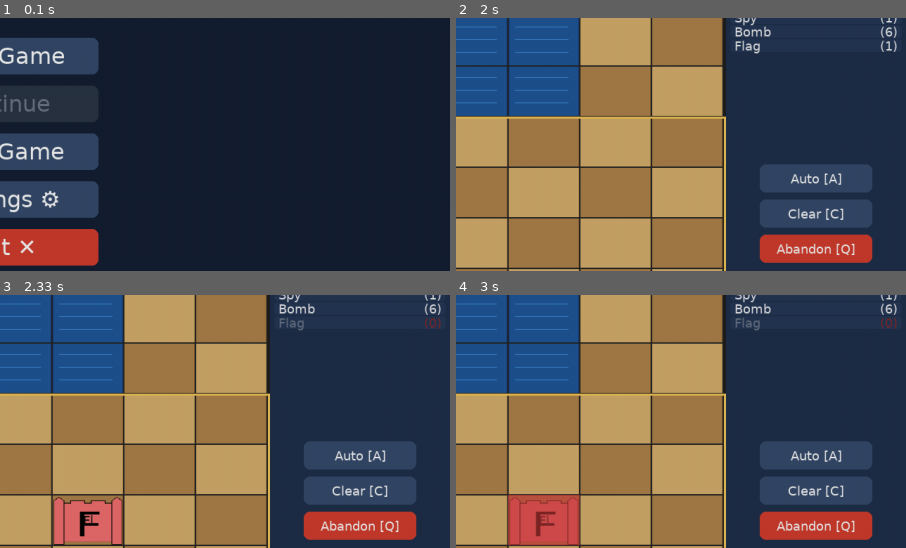
Above: before the commit, frames 1-4 (two rows, left to right).
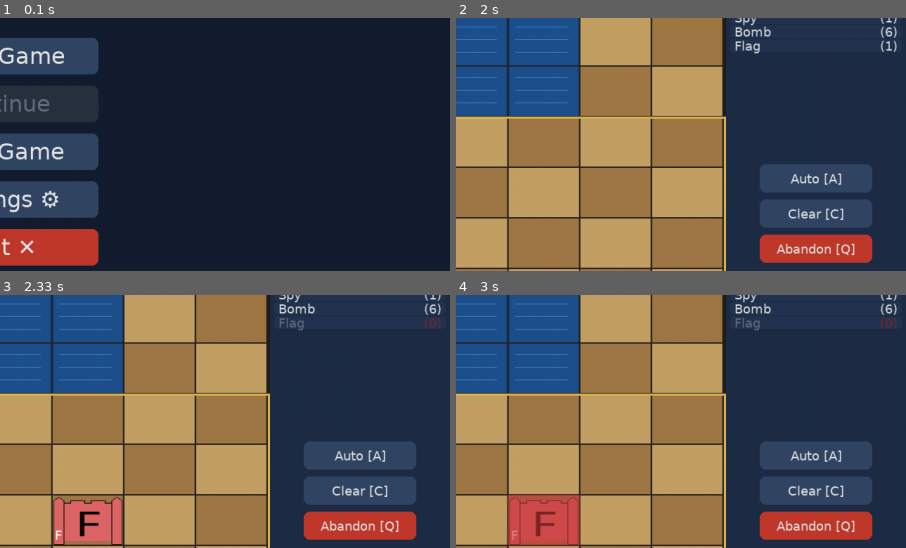
Above: after the commit, the same moments.

Repository: Ariedis/Stratego
Game: pygame game, started from src/__main__.py
Same seed, same stepped clock (60 frames per second), same inputs: the game is played once before the commit and once after it.
Inputs (mouse positions are % of the whole screen's width and height, from its top left):
- Up to frame 1 (0.1 s): no input
- Up to frame 2 (2 s): click "Start Game" at 0.38 s; press the mouse at (41, 53) at 0.7 s; move the mouse to (29, 34) at 0.8 s; release the mouse at (17, 14) at 0.93 s; press the mouse at (41, 28) at 1.03 s; move the mouse to (44, 31) at 1.13 s; release the mouse at (47, 33) at 1.27 s; press the mouse at (58, 75) at 1.37 s; move the mouse to (61, 52) at 1.47 s; release the mouse at (64, 28) at 1.6 s; press the mouse at (58, 89) at 1.7 s; move the mouse to (48, 62) at 1.8 s; release the mouse at (38, 36) at 1.93 s
- Up to frame 3 (2.33 s): press the mouse at (58, 89) at 2.03 s; move the mouse to (52, 69) at 2.13 s; release the mouse at (47, 49) at 2.27 s
- Up to frame 4 (3 s): hold Up 2.33-2.63 s; press the mouse at (58, 89) at 2.7 s; move the mouse to (57, 52) at 2.8 s; release the mouse at (56, 15) at 2.93 s
The pictures show only the part of the screen within x 50-100%, y 41-91%; the shares and areas given below are measured in that part.

Frames 1-2 are identical in both runs. In frame 3, less than 0.1% of the frame differs, in the area x 12-21%, y 86-97%; in frame 4, less than 0.1%.

Commit message:
Fixed up Army piece visuals and bugs

Diff:
--- a/src/Tests/unit/presentation/test_sprite_manager.py
+++ b/src/Tests/unit/presentation/test_sprite_manager.py
@@ -248,3 +248,50 @@
         s1 = sprite_manager.get_surface(Rank.GENERAL, PlayerSide.RED, revealed=True)
         s2 = sprite_manager.get_surface(Rank.GENERAL, PlayerSide.RED, revealed=True)
         assert s1 is s2
+
+
+# ---------------------------------------------------------------------------
+# Mod army team tinting
+# ---------------------------------------------------------------------------
+
+
+@pytest.mark.xfail(
+    not _preload_army_available,
+    reason="SpriteManager.preload_army not implemented yet",
+    strict=False,
+)
+class TestModArmyTeamTinting:
+    """preload_army() must cache separately tinted surfaces for RED and BLUE."""
+
+    def _make_army_mod_with_images(self, tmp_path: Path) -> object:
+        """Return an ArmyMod whose Marshal rank has one (placeholder) image file."""
+        from src.domain.army_mod import ArmyMod, UnitCustomisation
+
+        img_dir = tmp_path / "images" / "marshal"
+        img_dir.mkdir(parents=True)
+        img_file = img_dir / "marshal.png"
+        img_file.write_bytes(b"")  # placeholder; _try_load_image returns None for empty
+
+        cust = UnitCustomisation(
+            rank=Rank.MARSHAL,
+            display_name="Warlord",
+            image_paths=(Path("images/marshal/marshal.png"),),
+        )
+        all_ranks = {r: UnitCustomisation(rank=r, display_name=r.name.title()) for r in Rank}
+        all_ranks[Rank.MARSHAL] = cust
+        return ArmyMod(
+            mod_id="test_mod",
+            army_name="Test Army",
+            unit_customisations=all_ranks,
+            mod_directory=tmp_path,
+        )
+
+    def test_mod_red_and_blue_surfaces_are_distinct(
+        self, sprite_manager: SpriteManager, tmp_path: Path
+    ) -> None:
+        """preload_army() must produce distinct tinted surfaces for RED and BLUE."""
+        sprite_manager.preload_classic()
+        sprite_manager.preload_army(self._make_army_mod_with_images(tmp_path))  # type: ignore[union-attr]
+        red = sprite_manager.get_surface(Rank.MARSHAL, PlayerSide.RED, revealed=True)
+        blue = sprite_manager.get_surface(Rank.MARSHAL, PlayerSide.BLUE, revealed=True)
+        assert red is not blue
--- a/src/__main__.py
+++ b/src/__main__.py
@@ -254,10 +254,10 @@
         # Preload piece images for the selected army mods.
         if self._sprite_manager is not None:
             self._sprite_manager.preload_classic()
-            for _mod in (player1_army, player2_army):
+            for _mod, _side in ((player1_army, PlayerSide.RED), (player2_army, PlayerSide.BLUE)):
                 if _mod is not None:
                     try:
-                        self._sprite_manager.preload_army(_mod)
+                        self._sprite_manager.preload_army(_mod, _side)
                     except Exception:  # noqa: BLE001
                         logger.warning(
                             "_GameContext: failed to preload army mod '%s'; using classic sprites.",
--- a/src/ai/minimax.py
+++ b/src/ai/minimax.py
@@ -18,6 +18,25 @@
 def _other_side(side: PlayerSide) -> PlayerSide:
     """Return the opposing side."""
     return PlayerSide.BLUE if side == PlayerSide.RED else PlayerSide.RED
+
+
+_TT_MAX_SIZE: int = 200_000  # Maximum transposition-table entries before clearing.
+
+
+def _board_key(state: GameState) -> tuple:
+    """Return a compact, history-independent hash key for transposition-table lookup.
+
+    Encodes only the board piece layout and active player — ignoring move history
+    and turn counter — so transpositions (same position reached via different move
+    sequences) hit the same cache entry.
+    """
+    pieces_key = tuple(sorted(
+        (sq.piece.position.row, sq.piece.position.col,
+         sq.piece.rank, sq.piece.owner, sq.piece.revealed)
+        for sq in state.board.squares.values()
+        if sq.piece is not None
+    ))
+    return (pieces_key, state.active_player)
 
 
 def _alpha_beta(
@@ -29,6 +48,7 @@
     maximising: bool,
     deadline: float | None,
     use_move_ordering: bool,
+    _tt: dict,
 ) -> float:
     """Recursive alpha-beta helper. Returns a heuristic score."""
     from src.ai.evaluation import evaluate, order_moves
@@ -38,6 +58,19 @@
         minimax.node_count += 1  # type: ignore[attr-defined]
         return evaluate(state, ai_side)
 
+    # Transposition-table lookup.
+    tt_key = _board_key(state)
+    if tt_key in _tt:
+        tt_score, tt_depth, tt_flag = _tt[tt_key]
+        if tt_depth >= depth:
+            if tt_flag == "exact":
+                return tt_score
+            if tt_flag == "lower" and tt_score >= beta:
+                return tt_score
+            if tt_flag == "upper" and tt_score <= alpha:
+                return tt_score
+
+    original_alpha = alpha
     current_side = ai_side if maximising else _other_side(ai_side)
     moves = generate_moves(state, current_side)
 
@@ -57,7 +90,8 @@
             except RulesViolationError:
                 continue
             score = _alpha_beta(
-                next_state, depth - 1, ai_side, alpha, beta, False, deadline, use_move_ordering
+                next_state, depth - 1, ai_side, alpha, beta, False, deadline,
+                use_move_ordering, _tt,
             )
             if score > best_score:
                 best_score = score
@@ -65,9 +99,8 @@
                 alpha = score
             if alpha >= beta:
                 break  # Beta cut-off
-        return best_score
     else:
-        worst_score = inf
+        best_score = inf
         for move in moves:
             if deadline is not None and time.monotonic() > deadline:
                 break
@@ -76,15 +109,27 @@
             except RulesViolationError:
                 continue
             score = _alpha_beta(
-                next_state, depth - 1, ai_side, alpha, beta, True, deadline, use_move_ordering
+                next_state, depth - 1, ai_side, alpha, beta, True, deadline,
+                use_move_ordering, _tt,
             )
-            if score < worst_score:
-                worst_score = score
+            if score < best_score:
+                best_score = score
             if score < beta:
                 beta = score
             if beta <= alpha:
                 break  # Alpha cut-off
-        return worst_score
+
+    # Store result in transposition table.
+    if len(_tt) < _TT_MAX_SIZE:
+        if best_score <= original_alpha:
+            flag = "upper"
+        elif best_score >= beta:
+            flag = "lower"
+        else:
+            flag = "exact"
+        _tt[tt_key] = (best_score, depth, flag)
+
+    return best_score
 
 
 def minimax(
@@ -95,6 +140,7 @@
     beta: float = inf,
     deadline: float | None = None,
     use_move_ordering: bool = True,
+    _tt: dict | None = None,
 ) -> Move | None:
     """Return the best Move for *ai_side* in *state* using minimax with alpha-beta pruning.
 
@@ -105,11 +151,16 @@
     The node_count attribute is updated on each call and can be read as
     ``minimax.node_count`` after a search completes.
 
+    *_tt* is the transposition table shared across iterative-deepening depths.
+    When ``None`` a fresh empty table is created.
+
     Specification: ai_strategy.md §4.2.
     """
     from src.ai.evaluation import order_moves
 
     minimax.node_count = 0  # type: ignore[attr-defined]
+    if _tt is None:
+        _tt = {}
 
     if state.phase == GamePhase.GAME_OVER:
         return None
@@ -132,7 +183,8 @@
         except RulesViolationError:
             continue
         score = _alpha_beta(
-            next_state, depth - 1, ai_side, alpha, beta, False, deadline, use_move_ordering
+            next_state, depth - 1, ai_side, alpha, beta, False, deadline,
+            use_move_ordering, _tt,
         )
         if score > best_score or best_move_found is None:
             best_score = score
@@ -164,11 +216,12 @@
         return None
 
     result: Move | None = None
+    _tt: dict = {}  # Shared TT across all iterative-deepening depths.
 
     for depth in range(1, max_depth + 1):
         if time.monotonic() > deadline:
             break
-        candidate = minimax(state, depth, state.active_player, deadline=deadline)
+        candidate = minimax(state, depth, state.active_player, deadline=deadline, _tt=_tt)
         if candidate is not None:
             result = candidate
 
--- a/src/presentation/pygame_renderer.py
+++ b/src/presentation/pygame_renderer.py
@@ -22,25 +22,15 @@
 _BOARD_ROWS: int = 10
 _BOARD_COLS: int = 10
 
-# Rank abbreviations rendered inside each friendly piece cell (wireframe §4).
-_RANK_ABBREV: dict[Rank, str] = {
-    Rank.MARSHAL: "Ma",
-    Rank.GENERAL: "Ge",
-    Rank.COLONEL: "Co",
-    Rank.MAJOR: "Mj",
-    Rank.CAPTAIN: "Ca",
-    Rank.LIEUTENANT: "Li",
-    Rank.SERGEANT: "Se",
-    Rank.MINER: "Mi",
-    Rank.SCOUT: "Sc",
-    Rank.SPY: "Sp",
-    Rank.BOMB: "Bm",
-    Rank.FLAG: "Fl",
+# Rank labels rendered at bottom-left of each visible piece cell.
+_RANK_LABEL: dict[Rank, str] = {
+    Rank.BOMB: "B",
+    Rank.FLAG: "F",
 }
+# All other ranks use str(rank.value) at render time.
 
-# Text colour for rank abbreviations drawn on piece tiles.
+# Text colour for rank labels drawn on piece tiles.
 _ABBREV_COLOUR = (255, 255, 255)
-_ABBREV_COLOUR_DARK = (20, 20, 20)
 _GRID_LINE_COLOUR = (35, 35, 35)
 
 
@@ -50,8 +40,8 @@
     The board is drawn in the left ``_BOARD_FRACTION`` portion of the window.
     Each of the 100 squares is drawn with a tile, and pieces are blitted on
     top.  Opponent unrevealed pieces use the hidden surface from
-    ``SpriteManager``.  Friendly piece cells have their rank abbreviation
-    drawn centred in the cell (wireframe §4).
+    ``SpriteManager``.  Friendly piece cells have their rank number
+    drawn at bottom-left of the cell (wireframe §4).
     """
 
     def __init__(self, screen: Any, sprite_manager: SpriteManager) -> None:
@@ -164,17 +154,13 @@
                     )
                     screen.blit(self._safe_scale(piece_surface, cell_w, cell_h), (x, y))
 
-                    # Draw rank abbreviation centred on visible (own or revealed) pieces.
+                    # Draw rank label at bottom-left of visible (own or revealed) pieces.
                     if show_revealed and _pg is not None and self._font is not None:
-                        abbrev = _RANK_ABBREV.get(piece.rank, "?")
-                        text_colour = (
-                            _ABBREV_COLOUR_DARK
-                            if piece.owner == PlayerSide.RED
-                            else _ABBREV_COLOUR
-                        )
-                        text_surf = self._font.render(abbrev, True, text_colour)
+                        label = _RANK_LABEL.get(piece.rank, str(piece.rank.value))
+                        text_surf = self._font.render(label, True, _ABBREV_COLOUR)
+                        padding = max(1, min(cell_w, cell_h) // 16)
                         text_rect = text_surf.get_rect(
-                            center=(x + cell_w // 2, y + cell_h // 2)
+                            bottomleft=(x + padding, y + cell_h - padding)
                         )
                         screen.blit(text_surf, text_rect)
 
--- a/src/presentation/screens/playing_screen.py
+++ b/src/presentation/screens/playing_screen.py
@@ -47,8 +47,10 @@
 
 # Colour palette
 _BG_COLOUR = (20, 30, 48)
-_SELECT_COLOUR = (255, 255, 0, 128)  # yellow highlight for selected piece
-_INVALID_COLOUR = (255, 80, 80, 128)  # red tint for invalid move flash
+_SELECT_COLOUR = (255, 255, 0, 128)       # yellow highlight for selected piece
+_INVALID_COLOUR = (255, 80, 80, 128)      # red tint for invalid move flash
+_COLOUR_VALID_MOVE = (46, 204, 113, 110)  # green — valid move destination
+_COLOUR_ATTACK_TARGET = (230, 126, 34, 110)  # orange — valid attack destination
 _PANEL_COLOUR = (30, 45, 70)
 _PANEL_BORDER_COLOUR = (60, 80, 110)
 _TEXT_COLOUR = (220, 220, 220)
@@ -157,6 +159,11 @@
         self._blue_army_mod = blue_army_mod
 
         self._selected_pos: Position | None = None
+        self._valid_move_targets: list[Position] = []
+        self._hovered_pos: Position | None = None
+        # Position-keyed rank possibilities for unrevealed enemy pieces.
+        # Maps (row, col) → frozenset of still-possible Ranks.
+        self._enemy_rank_hints: dict[tuple[int, int], frozenset] = {}
         self._invalid_flash: float = 0.0   # seconds remaining for red flash
         self._status_message: str = ""
         self._last_move_text: str = ""       # last-move summary for side panel
@@ -221,6 +228,27 @@
             self._cell_h = 76
 
         self._status_message = self._active_player_label()
+        self._init_rank_hints()
+
+    def _init_rank_hints(self) -> None:
+        """Initialise rank-possibility hints for all unrevealed enemy pieces."""
+        try:
+            all_ranks: frozenset = frozenset(Rank)
+            mobile_ranks: frozenset = all_ranks - {Rank.BOMB, Rank.FLAG}
+            state = self._controller.current_state
+            self._enemy_rank_hints = {}
+            for sq in state.board.squares.values():
+                if (
+                    sq.piece is not None
+                    and sq.piece.owner != self._viewing_player
+                    and not sq.piece.revealed
+                ):
+                    key = (sq.piece.position.row, sq.piece.position.col)
+                    # Pieces already seen to move cannot be Bomb or Flag.
+                    ranks = mobile_ranks if sq.piece.has_moved else all_ranks
+                    self._enemy_rank_hints[key] = ranks
+        except Exception:  # noqa: BLE001
+            self._enemy_rank_hints = {}
 
     def on_exit(self) -> dict[str, Any]:
         """Return the final game state when leaving this screen.
@@ -263,6 +291,19 @@
             y = self._selected_pos.row * self._cell_h
             surface.blit(highlight, (x, y))
 
+        # Valid-move destination highlights.
+        if self._valid_move_targets and self._cell_w and self._cell_h:
+            state_for_hl: GameState = self._controller.current_state
+            move_overlay = _pygame.Surface((self._cell_w, self._cell_h), _pygame.SRCALPHA)
+            attack_overlay = _pygame.Surface((self._cell_w, self._cell_h), _pygame.SRCALPHA)
+            move_overlay.fill(_COLOUR_VALID_MOVE)
+            attack_overlay.fill(_COLOUR_ATTACK_TARGET)
+            for vpos in self._valid_move_targets:
+                sq = state_for_hl.board.get_square(vpos)
+                has_enemy = sq.piece is not None and sq.piece.owner != state_for_hl.active_player
+                overlay = attack_overlay if has_enemy else move_overlay
+                surface.blit(overlay, (vpos.col * self._cell_w, vpos.row * self._cell_h))
+
         # Invalid-move flash overlay.
         if self._invalid_flash > 0 and self._selected_pos is not None:
             flash = _pygame.Surface((self._cell_w, self._cell_h), _pygame.SRCALPHA)
@@ -274,6 +315,54 @@
         if self._font is not None and self._font_small is not None:
             self._render_panel(surface, panel_x, panel_w, h)
 
+        # Hover tooltip for unrevealed enemy pieces.
+        if (
+            self._hovered_pos is not None
+            and self._cell_w
+            and self._cell_h
+            and self._font_small is not None
+        ):
+            hover_state: GameState = self._controller.current_state
+            try:
+                hover_sq = hover_state.board.get_square(self._hovered_pos)
+            except (KeyError, Exception):
+                hover_sq = None
+            if (
+                hover_sq is not None
+                and hover_sq.piece is not None
+                and not hover_sq.piece.revealed
+                and hover_sq.piece.owner != self._viewing_player
+            ):
+                pos_key = (self._hovered_pos.row, self._hovered_pos.col)
+                possible = self._enemy_rank_hints.get(pos_key)
+                n_possible = len(possible) if possible else len(list(Rank))
+                if n_possible == 1 and possible:
+                    tip = f"Must be: {next(iter(possible)).name.title()}"
+                elif hover_sq.piece.has_moved:
+                    n_max = len(list(Rank)) - 2  # Bomb/Flag excluded once moved
+                    tip = (
+                        f"Mobile — {n_possible}/{n_max} ranks"
+                        if n_possible < n_max
+                        else "Mobile (not Bomb/Flag)"
+                    )
+                else:
+                    n_max = len(list(Rank))
+                    tip = (
+                        f"Unknown — {n_possible}/{n_max} ranks"
+                        if n_possible < n_max
+                        else "Unknown piece"
+                    )
+                tip_surf = self._font_small.render(tip, True, (255, 230, 100))
+                tip_x = self._hovered_pos.col * self._cell_w
+                tip_y = max(2, self._hovered_pos.row * self._cell_h - tip_surf.get_height() - 2)
+                # Semi-transparent background for readability.
+                bg = _pygame.Surface(
+                    (tip_surf.get_width() + 6, tip_surf.get_height() + 4), _pygame.SRCALPHA
+                )
+                bg.fill((0, 0, 0, 160))
+                surface.blit(bg, (tip_x, tip_y))
+                surface.blit(tip_surf, (tip_x + 3, tip_y + 2))
+
         # Task popup overlay — drawn on top of everything else (US-804).
         if self.popup_active and self._popup is not None:
             self._popup.render(surface)
@@ -294,6 +383,13 @@
 
         if event.type == _MOUSEMOTION:
             self._mouse_pos = event.pos
+            px, py = event.pos
+            if self._cell_w > 0 and self._cell_h > 0 and px < self._cell_w * _BOARD_COLS:
+                col = min(px // self._cell_w, _BOARD_COLS - 1)
+                row = min(py // self._cell_h, _BOARD_ROWS - 1)
+                self._hovered_pos = Position(row, col)
+            else:
+                self._hovered_pos = None
             return
 
         if event.type == _QUIT:
@@ -304,6 +400,7 @@
             if event.button == 3:
                 # Right-click deselects.
                 self._selected_pos = None
+                self._valid_move_targets = []
                 return
             if event.button == 1:
                 self._handle_left_click(event.pos)
@@ -344,6 +441,13 @@
     def _on_piece_moved(self, event: PieceMoved) -> None:
         """Handle a successful move — clear selection and update status."""
         self._selected_pos = None
+        self._valid_move_targets = []
+        # Track enemy piece moves: relocate hints and eliminate Bomb/Flag.
+        if event.piece.owner != self._viewing_player:
+            old_key = (event.from_pos.row, event.from_pos.col)
+            new_key = (event.to_pos.row, event.to_pos.col)
+            current = self._enemy_rank_hints.pop(old_key, frozenset(Rank))
+            self._enemy_rank_hints[new_key] = current - {Rank.BOMB, Rank.FLAG}
         owner = event.piece.owner.value.upper()
         fr = event.from_pos
         to = event.to_pos
@@ -362,6 +466,13 @@
         )
         self._status_message = f"Combat: {winner_str} wins!"
         self._selected_pos = None
+        self._valid_move_targets = []
+        # Combat reveals pieces — remove both combatants from rank-hint tracker.
+        for combatant in (event.attacker, event.defender):
+            if combatant.owner != self._viewing_player:
+                self._enemy_rank_hints.pop(
+                    (combatant.position.row, combatant.position.col), None
+                )
 
         # Track captured pieces for the side-panel tray.
         if event.winner == PlayerSide.RED:
@@ -382,6 +493,7 @@
         """Handle a turn change — update the active-player indicator."""
         self._status_message = self._active_player_label()
         self._selected_pos = None
+        self._valid_move_targets = []
 
     def _on_game_over(self, event: GameOver) -> None:
         """Handle game over — push the game over screen."""
@@ -577,10 +689,20 @@
             sq = state.board.get_square(clicked_pos)
             if sq.piece is not None and sq.piece.owner == state.active_player:
                 self._selected_pos = clicked_pos
+                # Compute valid destinations for highlight.
+                try:
+                    from src.domain import rules_engine
+                    all_moves = rules_engine.generate_moves(state, state.active_player)
+                    self._valid_move_targets = [
+                        m.to_pos for m in all_moves if m.from_pos == clicked_pos
+                    ]
+                except Exception:
+                    self._valid_move_targets = []
         else:
             if clicked_pos == self._selected_pos:
                 # Click same square → deselect.
                 self._selected_pos = None
+                self._valid_move_targets = []
             else:
                 # Attempt to move the selected piece.
                 from src.application.commands import MovePiece
--- a/src/presentation/sprite_manager.py
+++ b/src/presentation/sprite_manager.py
@@ -203,7 +203,7 @@
     # Mod-aware preloading (custom_armies.md §5)
     # ------------------------------------------------------------------
 
-    def preload_army(self, army_mod: ArmyMod) -> None:
+    def preload_army(self, army_mod: ArmyMod, side: PlayerSide | None = None) -> None:
         """Preload images for all ranks defined in *army_mod*.
 
         For each rank the method:
@@ -218,6 +218,8 @@
 
         Args:
             army_mod: The :class:`~src.domain.army_mod.ArmyMod` to preload.
+            side: If provided, only cache images for this ``PlayerSide``.
+                  When ``None`` (default), cache for all sides (legacy behaviour).
 
         Raises:
             PathTraversalError: If any image path in the mod attempts a
@@ -252,20 +254,21 @@
             candidates: list[Path] = []
             if cust_opt is not None:
                 candidates = list(cust_opt.image_paths)
+            sides = [side] if side is not None else list(PlayerSide)
             if candidates and army_mod.mod_directory is not None:
                 chosen = random.choice(candidates)  # noqa: S311
                 full_path = army_mod.mod_directory / chosen
                 surface = self._try_load_image(full_path)
                 if surface is not None:
-                    # Cache the same mod surface for both sides (mod images are
-                    # not team-specific).
-                    for side in PlayerSide:
-                        self._cache[(rank, side)] = surface
+                    # Apply team tint so mod images share the same red/blue visual
+                    # identity as classic pieces (BLEND_RGB_MULT, same as _load_rank_surface).
+                    for s in sides:
+                        self._cache[(rank, s)] = self._apply_tint(surface, s)
                     continue
             # Fallback: keep whatever Classic surface is already cached.
-            for side in PlayerSide:
-                if (rank, side) not in self._cache:
-                    self._cache[(rank, side)] = self._load_rank_surface(rank, side)
+            for s in sides:
+                if (rank, s) not in self._cache:
+                    self._cache[(rank, s)] = self._load_rank_surface(rank, s)
 
     # ------------------------------------------------------------------
     # Internal helpers
